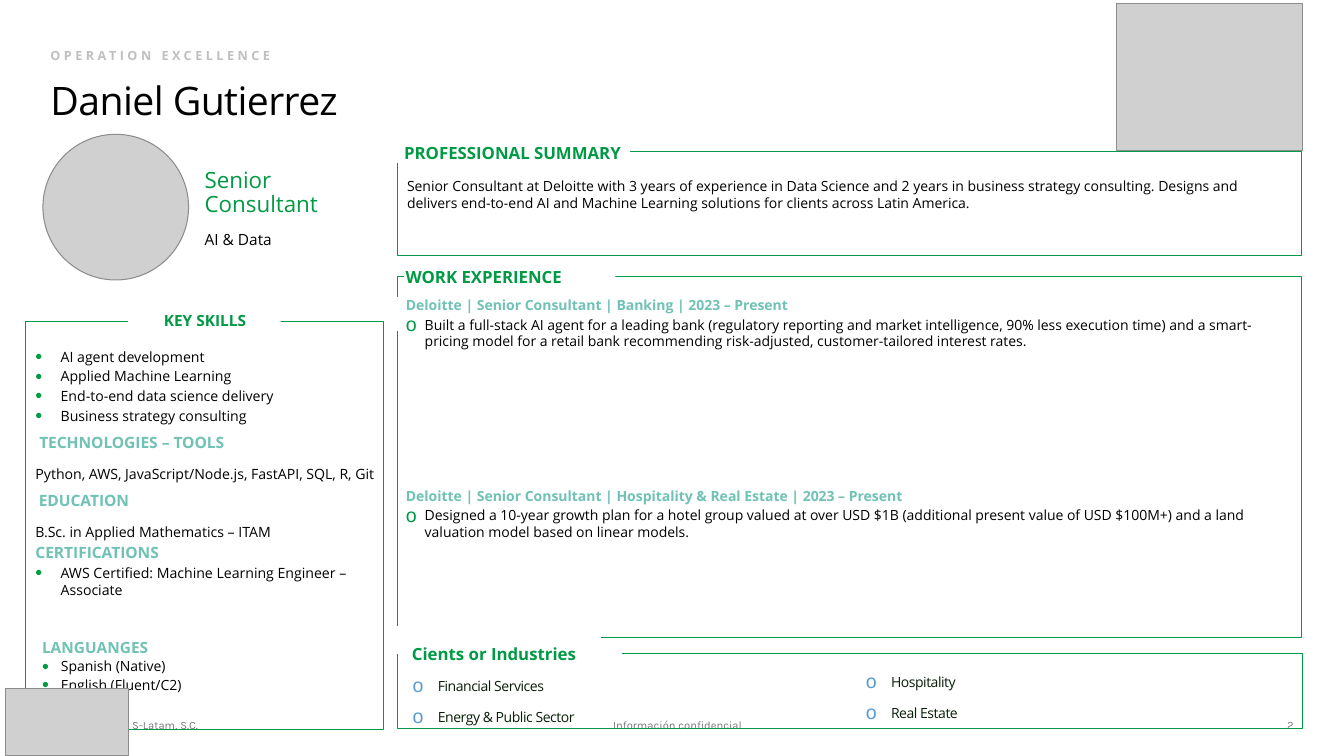
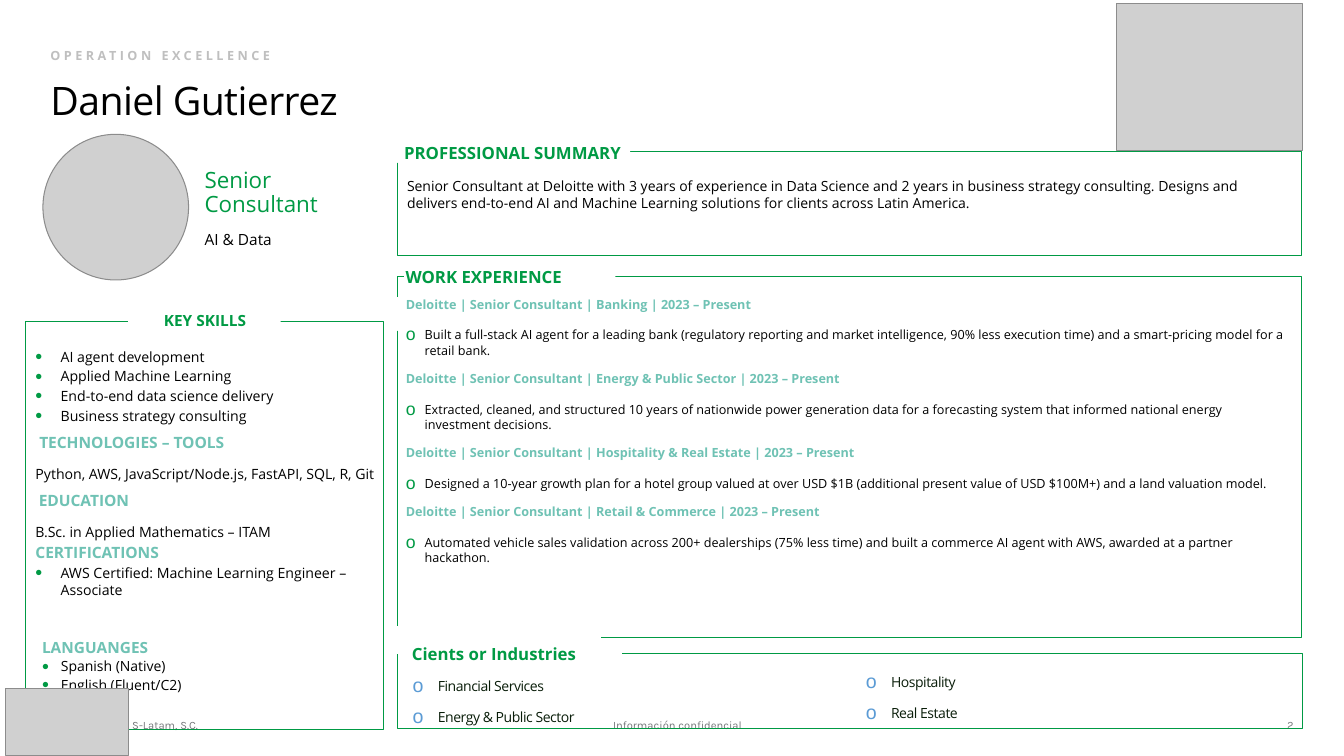
Before and after one commit to danigutre/CVs, a slide deck: slide 2 of DCG CV Repo/Daniel Gutiérrez/Daniel Gutiérrez CV.pptx. Drawn at 1344x756 pixels with LibreOffice and Linux fonts; fonts in the diff are those of the drawing; grey boxes stand for pictures. Boxes give left, top, right and bottom in pixels: in the first picture for what was removed or moved away, otherwise in the second. Text is boxed around its words. In the diff, an @@ line names an element or a change of style, - is before the commit and + after.

```diff
--- a/DCG CV Repo/Daniel Gutiérrez/Daniel Gutiérrez CV.pptx
+++ b/DCG CV Repo/Daniel Gutiérrez/Daniel Gutiérrez CV.pptx
@@ text at <box>406,299,854,460</box>: size 10 to 9 pt in "Deloitte | Senior Consultant | Banking | ...", "Deloitte | Senior Consultant | Hospitality & ..." @@
@@ text at <box>406,329,1283,429</box>: text changed; size 10 to 9 pt @@
-o Built a full-stack AI agent for a leading bank (regulatory reporting and market intelligence, 90% less execution time) and a smart-pricing model for a retail bank recommending risk-adjusted, customer-tailored interest rates.
+o Built a full-stack AI agent for a leading bank (regulatory reporting and market intelligence, 90% less execution time) and a smart-pricing model for a retail bank.
+Deloitte | Senior Consultant | Energy & Public Sector | 2023 – Present
+o Extracted, cleaned, and structured 10 years of nationwide power generation data for a forecasting system that informed national energy investment decisions.
@@ text at <box>406,478,1267,562</box>: text changed; size 10 to 9 pt @@
-o Designed a 10-year growth plan for a hotel group valued at over USD $1B (additional present value of USD $100M+) and a land valuation model based on linear models.
+o Designed a 10-year growth plan for a hotel group valued at over USD $1B (additional present value of USD $100M+) and a land valuation model.
+Deloitte | Senior Consultant | Retail & Commerce | 2023 – Present
+o Automated vehicle sales validation across 200+ dealerships (75% less time) and built a commerce AI agent with AWS, awarded at a partner hackathon.
```
Also in this commit, not shown: 1 other slide changed.
